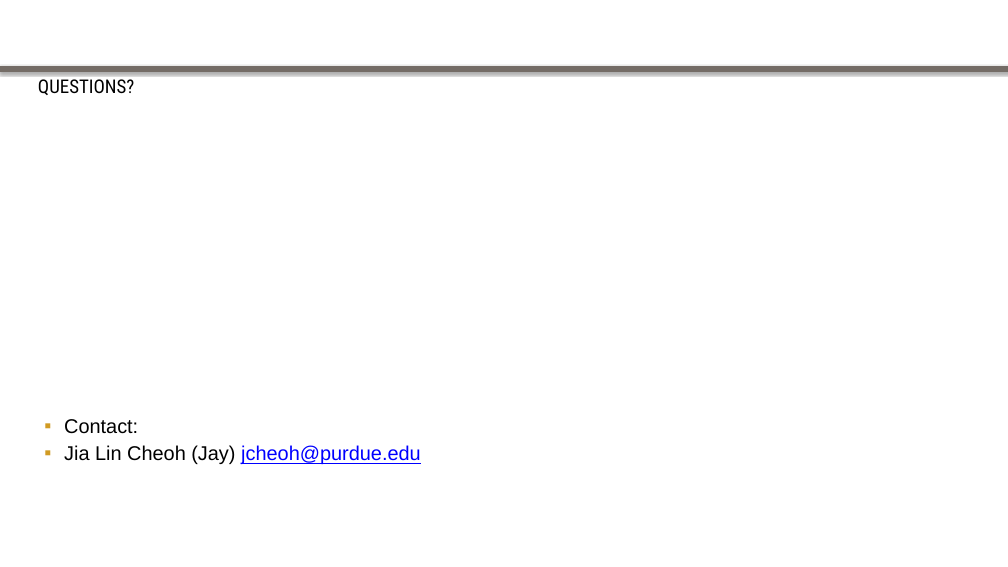
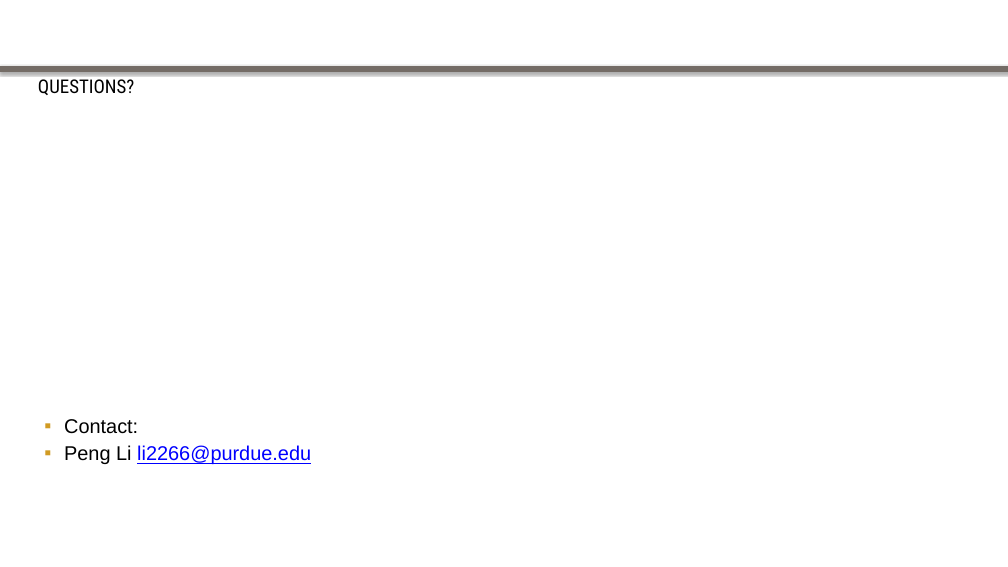
Before and after one commit to goldironhack/2017-Purdue-IronHack-Tutorials, a slide deck: slide 22 of session1/HTML CSS & Github Tutorial.pptx (slide 17 before the commit). Drawn at 1008x567 pixels with LibreOffice and Linux fonts; fonts in the diff are those of the drawing; background and template pictures are left out. Boxes give left, top, right and bottom in pixels: in the first picture for what was removed or moved away, otherwise in the second. Text is boxed around its words. In the diff, an @@ line names an element or a change of style, - is before the commit and + after.

```diff
--- a/session1/HTML CSS & Github Tutorial.pptx
+++ b/session1/HTML CSS & Github Tutorial.pptx
@@ text at (64, 445, 311, 464): text changed @@
-▪ Jia Lin Cheoh (Jay) jcheoh@purdue.edu
+▪ Peng Li li2266@purdue.edu
```
Also in this commit, not shown: 9 other slides changed, 5 slides added.
